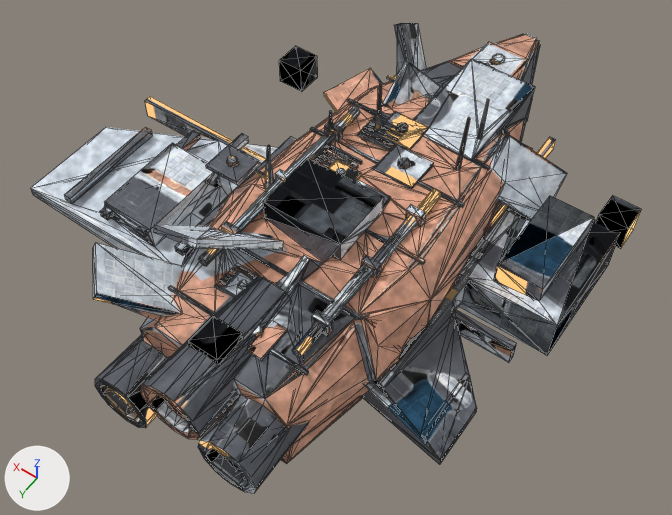
One commit to the glTF model tools/asset_factory/deliveries/npc2_r4/sd_npc_reaver.glb: the scene before it, then after it.
Camera for both pictures: a camera (50 mm lens) standing at (-0.574, 0.852, 1.103) and looking at (-0.036, 0.099, -0.08). The lights are fixed; the arrows at lower left show +X, +Y and +Z. The older version comes first. Mesh edges are drawn as thin lines. Where no turn or scale is listed for an object, it has been applied to the vertices. Vertices at exactly the same position are counted once.

Objects in the first picture: 'LOD0_body', 'LOD1_body'.
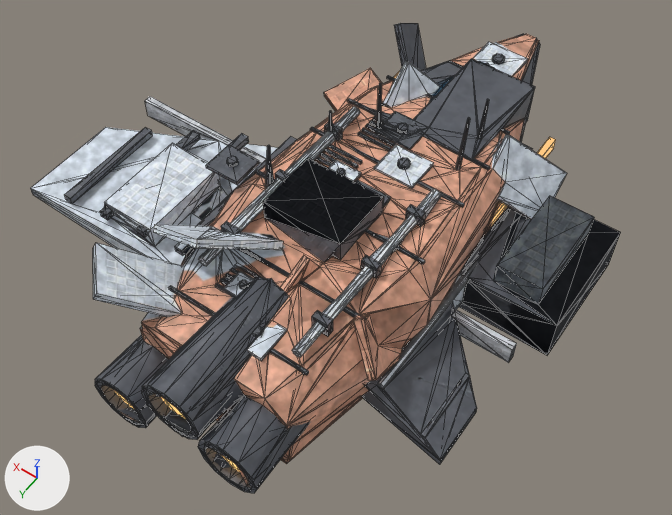
The newer file is also turned or shifted as a whole; pictures and numbers use the older file's frame.

Boxes [x1, y1, x2, y2] around the edits, measured in the pictures (672 x 515 px; the box of a moved part takes in the faces that stretch with it):
'LOD0_body', reshaped
    before: [31, 23, 641, 494]
    after: [31, 23, 621, 494]
'LOD1_body', reshaped (7% narrower)
    before: [42, 26, 592, 491]
    after: [42, 34, 556, 492]
part 1 of me_lod0_body, deleted
    before: [188, 315, 243, 366]
part 2 of me_lod0_body, moved or reshaped
    before: [213, 46, 512, 363]
    after: [213, 182, 512, 363]
part 3 of me_lod0_body, cut back
    before: [596, 196, 641, 249]
part 4 of me_lod0_body, surface changed
    before: [64, 23, 641, 494]
    after: [64, 23, 621, 494]
part 5 of me_lod1_body, moved or reshaped
    before: [98, 26, 592, 491]
    after: [103, 80, 545, 492]
part 6 of me_lod1_body, surface changed
    both: [104, 59, 556, 472]

What the commit changed:
me_lod0_body is used by ob_lod0_body; location (0.0, 0.0, 0.0).
Verts and faces of me_lod0_body; kept vertices keep their numbers, new ones are numbered from 1560.
Before the commit, vertices of me_lod0_body: 1528 (-0.403, -0.175, -0.07) at pixel (620, 248), 1529 (-0.403, -0.225, -0.07) at pixel (633, 229), 1530 (-0.403, -0.175, -0.02) at pixel (628, 228), 1531 (-0.403, -0.225, -0.02) at pixel (641, 209), 1532 (-0.352, -0.175, -0.07).
Before the commit, vertices of me_lod0_body: 1533 (-0.352, -0.225, -0.07), 1534 (-0.352, -0.175, -0.02) at pixel (598, 214), 1535 (-0.352, -0.225, -0.02) at pixel (612, 195).
me_lod0_body had 1560 vertices, 2832 faces and spanned x -0.403..0.403, y -0.5..0.5, z -0.166..0.166.
me_lod0_body now has 1552 vertices, 2816 faces and spans x -0.393..0.403, y -0.5..0.5, z -0.166..0.166.
me_lod0_body part 1: the loose piece of 8 vertices spanning x -0.083..-0.032, y 0.375..0.425, z 0.03..0.08 is deleted.
Part 2, on me_lod0_body:
28 faces are deleted.
8 vertices move from x 0.237..0.288, y -0.225..-0.175, z -0.07..-0.02 to x 0.054..0.094, y -0.22..-0.18, z -0.065..-0.025.
26 new faces join them.
Part 3, on me_lod0_body:
Vertices deleted: 1534 (with the faces that use them).
Faces deleted: (1528, 1530, 1532).
Vertex 1528 moves to (-0.209, -0.18, -0.065).
Vertex 1529 moves to (-0.209, -0.22, -0.065).
Vertex 1530 moves to (-0.209, -0.18, -0.025).
Vertex 1531 moves to (-0.209, -0.22, -0.025).
Vertex 1532 moves to (-0.169, -0.18, -0.065).
Vertex 1533 moves to (-0.169, -0.22, -0.065).
Vertex 1535 moves to (-0.169, -0.22, -0.025).
New vertex 1560 is at (-0.169, -0.18, -0.025).
New faces: (1530, 1535, 1560).
me_lod0_body part 4: 1899 kept faces spanning x -0.393..0.403, y -0.5..0.5, z -0.166..0.166 get new texture (UV) coordinates.
me_lod1_body is used by ob_lod1_body; location (0.0, 0.0, 0.0).
me_lod1_body had 485 vertices, 842 faces and spanned x -0.403..0.403, y -0.502..0.5, z -0.166..0.166.
me_lod1_body now has 487 vertices, 837 faces and spans x -0.393..0.403, y -0.5..0.5, z -0.166..0.166.
Part 5, on me_lod1_body:
45 vertices are removed from x -0.353..0.096, y -0.502..0.5, z -0.108..0.081.
219 faces are deleted.
23 vertices move from x -0.19..0.081, y -0.305..0.5, z -0.095..0.079 to x -0.196..0.089, y -0.306..0.5, z -0.104..0.08.
71 vertices are added at x -0.353..0.139, y -0.5..0.5, z -0.113..0.085.
248 new faces join them.
me_lod1_body part 6: 334 kept faces spanning x -0.393..0.403, y -0.32..0.5, z -0.166..0.166 get new texture (UV) coordinates.
Other edits to the shape of me_lod1_body do not show in these pictures.
